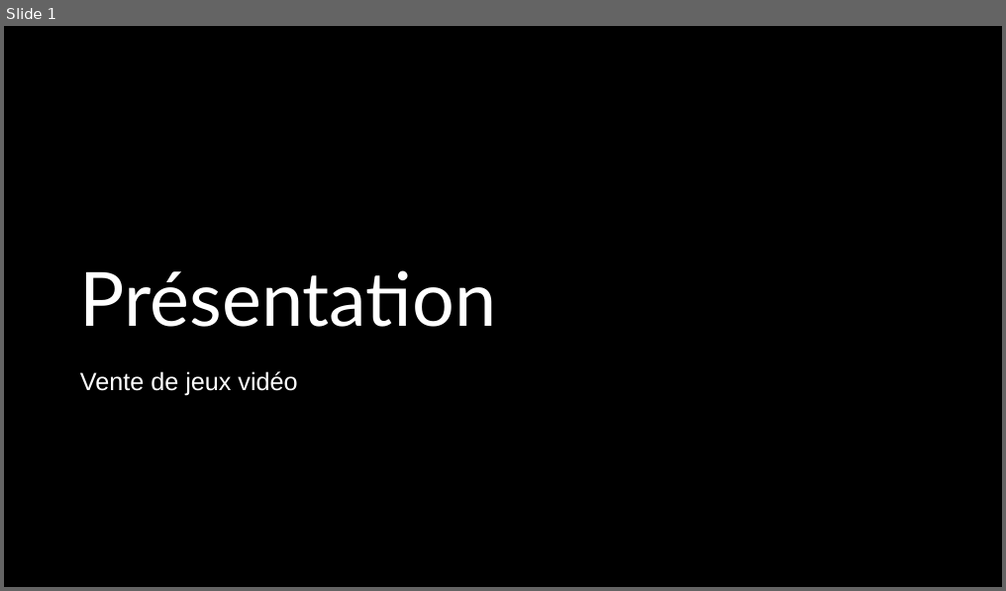
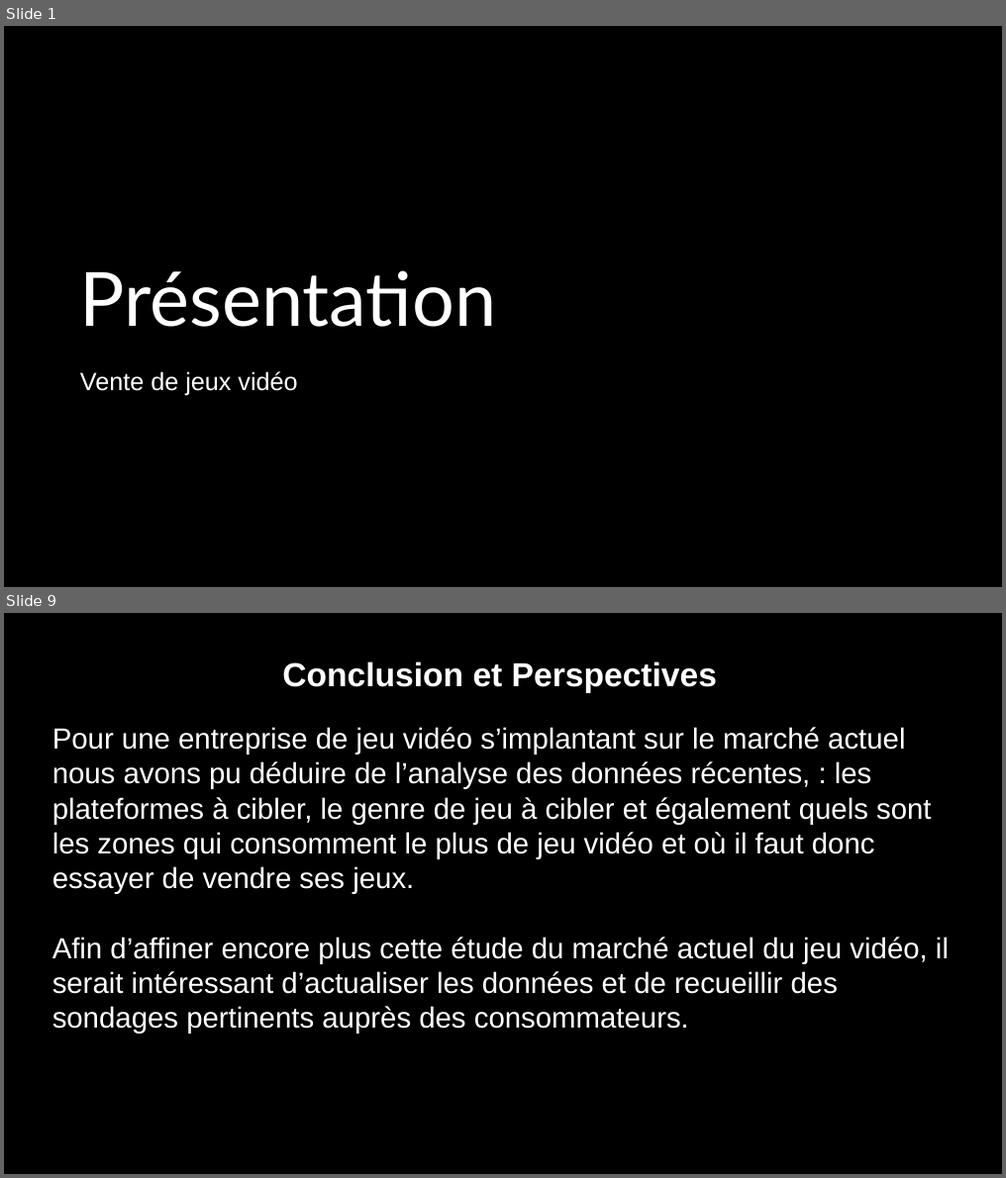
Before and after one commit to barlax91/Presentation-dataset, a slide deck: salesvg.pptx. Shown one above the other, each under a label of ours: slide 1 before the commit, slides 1 and 9 after it; the slides between them are not shown. The pictures are 1006x591 and 1006x1178 pixels, drawn with LibreOffice and Linux fonts; fonts in the diff are those of the drawing; background and template pictures are left out; a plain dark background stands for a picture behind light text. Boxes give left, top, right and bottom in pixels: in the first picture for what was removed or moved away, otherwise in the second. Text is boxed around its words. In the diff, an @@ line names an element or a change of style, - is before the commit and + after.

```diff
--- a/salesvg.pptx
+++ b/salesvg.pptx
@@ slide 9 added at [4, 613, 1002, 1174], background picture (left out) @@
@@ rectangle added at [4, 613, 1002, 1174], fill #000000 @@
@@ text added at [282, 662, 717, 693], 32 pt, text #FFFFFF, bold @@
+Conclusion et Perspectives
@@ text added at [53, 727, 948, 1034], 28 pt, text #FFFFFF @@
+Pour une entreprise de jeu vidéo s’implantant sur le marché actuel nous avons pu déduire de l’analyse des données récentes, : les plateformes à cibler, le genre de jeu à cibler et également quels sont les zones qui consomment le plus de jeu vidéo et où il faut donc essayer de vendre ses jeux.
+Afin d’affiner encore plus cette étude du marché actuel du jeu vidéo, il serait intéressant d’actualiser les données et de recueillir des sondages pertinents auprès des consommateurs.
```
Also in this commit, not shown: 1 slide changed, 6 other slides added, 1 slide removed, 2 other files.
